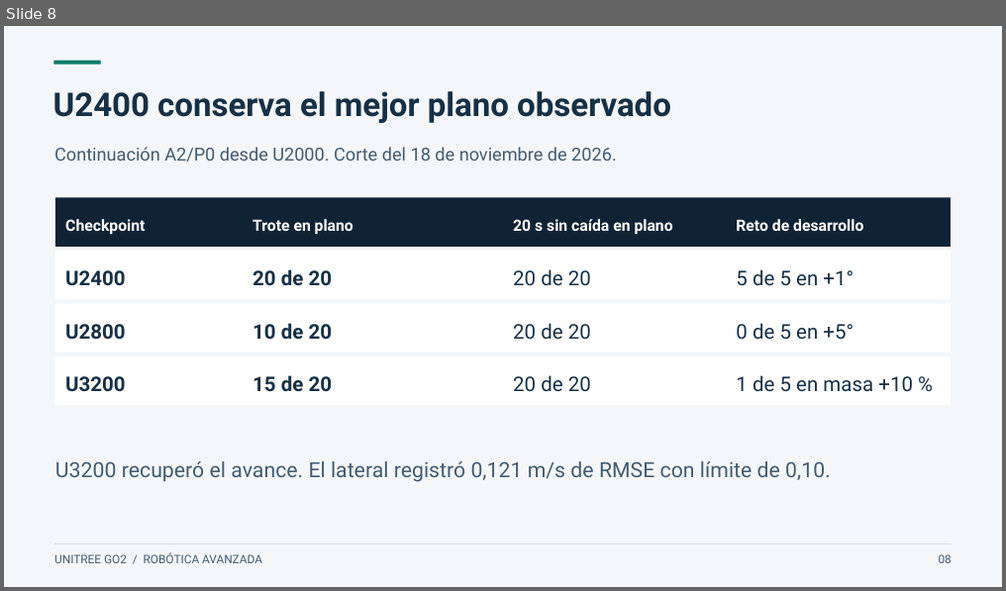
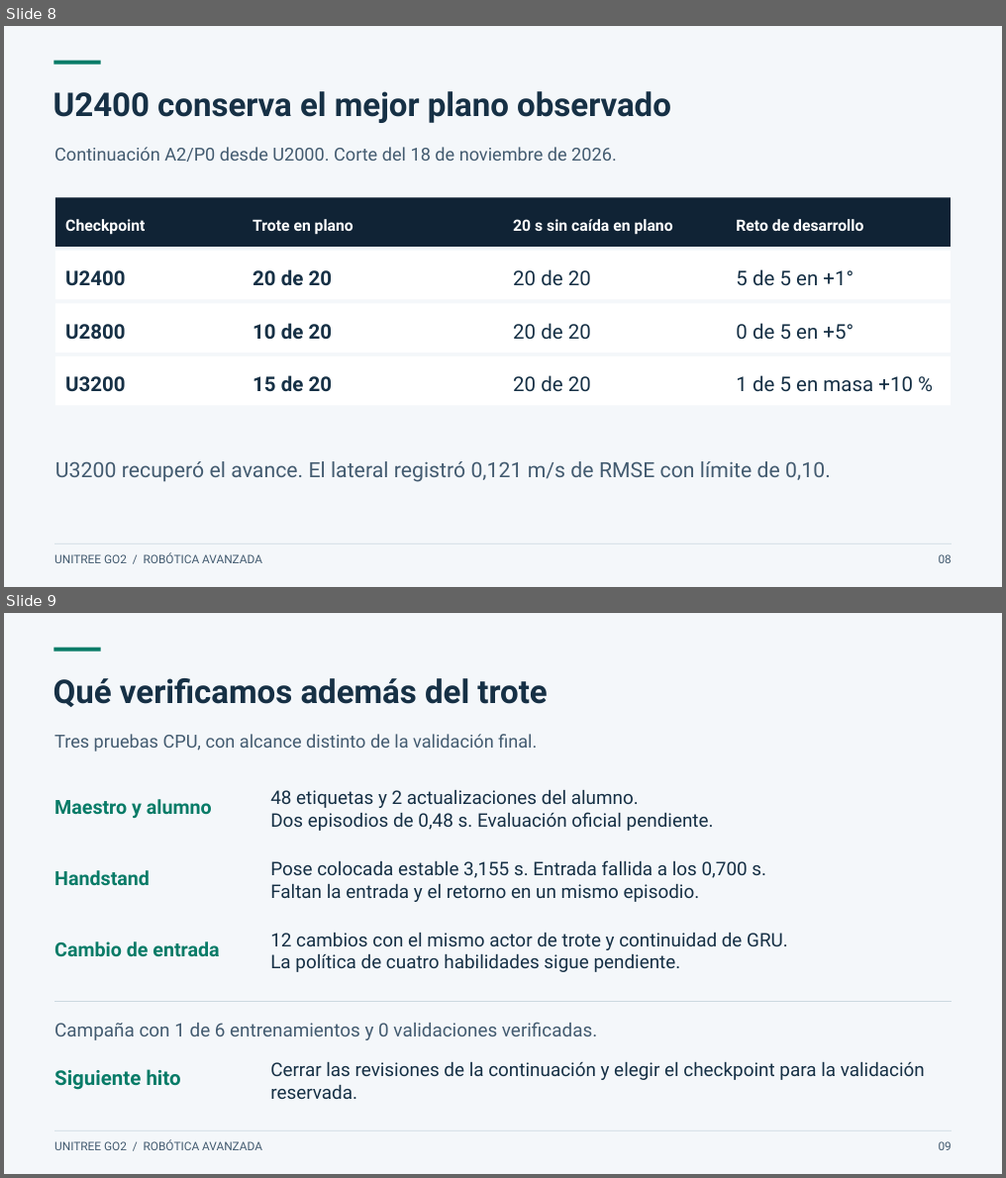
Before and after one commit to daca2022/go2-rl-deploy, a slide deck: docs/academico/Presentacion-Go2.pptx. Shown one above the other, each under a label of ours: slide 8 before the commit, slides 8 and 9 after it. The pictures are 1006x591 and 1006x1178 pixels, drawn with LibreOffice and Linux fonts; fonts in the diff are those of the drawing. Boxes give left, top, right and bottom in pixels: in the first picture for what was removed or moved away, otherwise in the second. Text is boxed around its words. In the diff, an @@ line names an element or a change of style, - is before the commit and + after.

```diff
--- a/docs/academico/Presentacion-Go2.pptx
+++ b/docs/academico/Presentacion-Go2.pptx
@@ slide 9 added at (4, 613, 1002, 1174), background #F4F7FA @@
@@ rectangle added at (54, 648, 101, 652), fill #087B67 @@
@@ text added at (54, 678, 547, 707), 31.5 pt, text #163045, bold @@
+Qué verificamos además del trote
@@ text added at (54, 734, 537, 752), 17.2 pt, text #435B70 @@
+Tres pruebas CPU, con alcance distinto de la validación final.
@@ text added at (270, 790, 714, 831), 18 pt, text #163045 @@
+48 etiquetas y 2 actualizaciones del alumno.
+Dos episodios de 0,48 s. Evaluación oficial pendiente.
@@ text added at (54, 799, 212, 818), 18.8 pt, text #087B67, bold @@
+Maestro y alumno
@@ text added at (54, 870, 150, 886), 18.8 pt, text #087B67, bold @@
+Handstand
@@ text added at (270, 861, 766, 902), 18 pt, text #163045 @@
+Pose colocada estable 3,155 s. Entrada fallida a los 0,700 s.
+Faltan la entrada y el retorno en un mismo episodio.
@@ text added at (270, 933, 788, 972), 18 pt, text #163045 @@
+12 cambios con el mismo actor de trote y continuidad de GRU.
+La política de cuatro habilidades sigue pendiente.
@@ text added at (54, 942, 219, 958), 18.8 pt, text #087B67, bold @@
+Cambio de entrada
@@ rectangle added at (54, 1001, 951, 1002), fill #CCD8E0 @@
@@ text added at (54, 1022, 597, 1041), 18 pt, text #435B70 @@
+Campaña con 1 de 6 entrenamientos y 0 validaciones verificadas.
@@ text added at (54, 1069, 181, 1090), 19.5 pt, text #087B67, bold @@
+Siguiente hito
@@ text added at (270, 1062, 925, 1099), 18 pt, text #163045 @@
+Cerrar las revisiones de la continuación y elegir el checkpoint para la validación reservada.
@@ rectangle added at (54, 1131, 951, 1132), fill #CCD8E0 @@
@@ text added at (54, 1140, 262, 1151), 11.2 pt, text #435B70 @@
+UNITREE GO2 / ROBÓTICA AVANZADA
@@ text added at (939, 1142, 951, 1151), 11.2 pt, text #435B70 @@
+09
```
Also in this commit, not shown: 1 slide removed, 6 other files.
